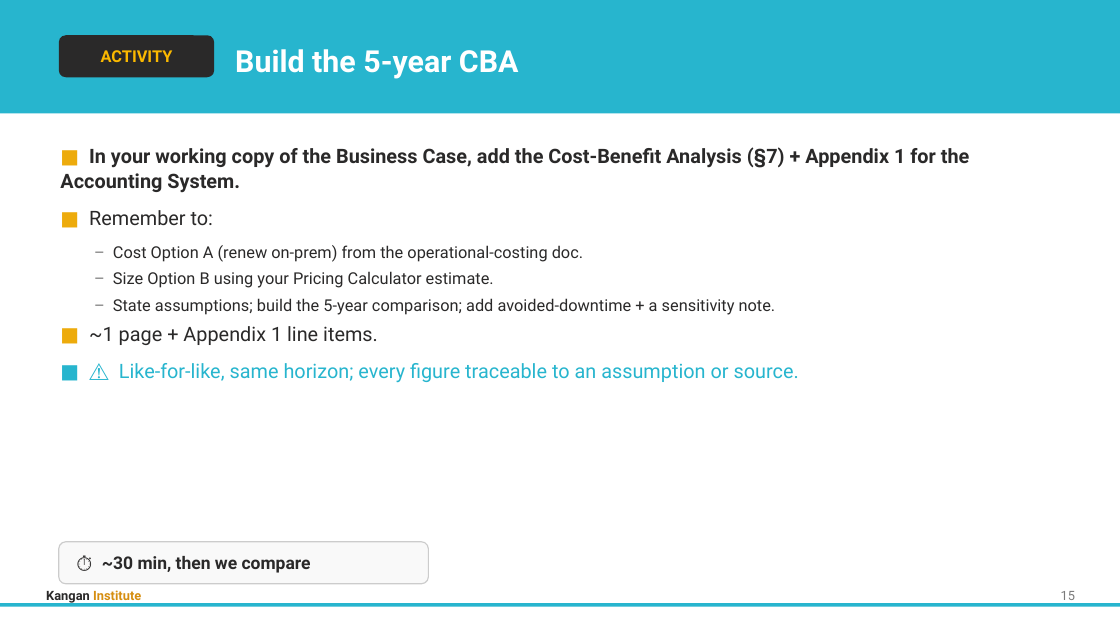
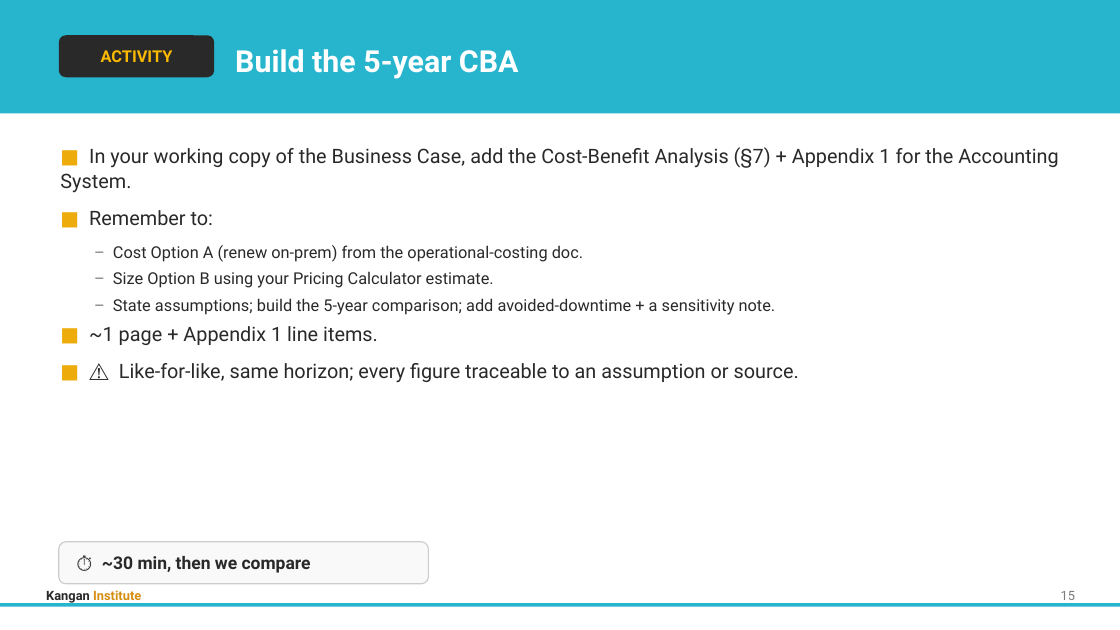
Before and after one commit to Digital-Initiatives-Kangan-Institute/diploma-cloud-cyber-content-s1, a slide deck: slide 18 of S1-CL1-Cloud-Design-Build/delivery/topic_03/Topic_03_Slides.pptx. Drawn at 1120x630 pixels with LibreOffice and Linux fonts; fonts in the diff are those of the drawing. Boxes give left, top, right and bottom in pixels: in the first picture for what was removed or moved away, otherwise in the second. Text is boxed around its words. In the diff, an @@ line names an element or a change of style, - is before the commit and + after.

```diff
--- a/S1-CL1-Cloud-Design-Build/delivery/topic_03/Topic_03_Slides.pptx
+++ b/S1-CL1-Cloud-Design-Build/delivery/topic_03/Topic_03_Slides.pptx
@@ text at <box>60,147,1058,383</box>: bold off in "In your working copy of the Business ..."; text colour #27B5CE to #EDAB0C in "■"; text colour #27B5CE to #2A2929 in "⚠ Like-for-like, same horizon; every figure traceable ..." @@
```
Also in this commit, not shown: 15 other slides changed, 59 other files.
